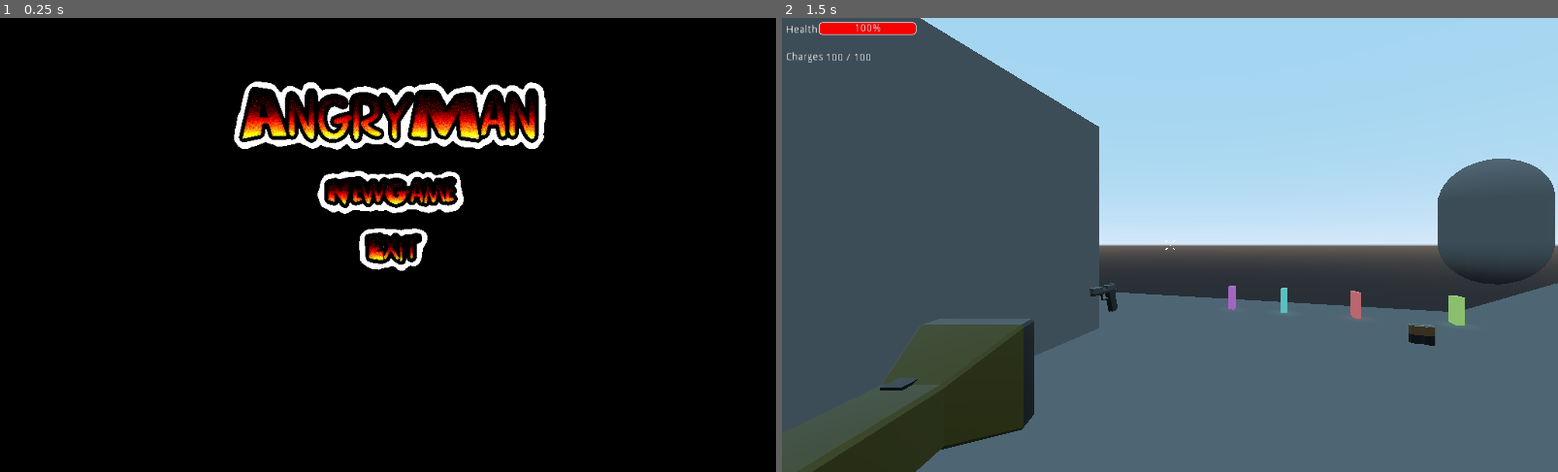
Above: before the commit, frames 1-2 (left to right).
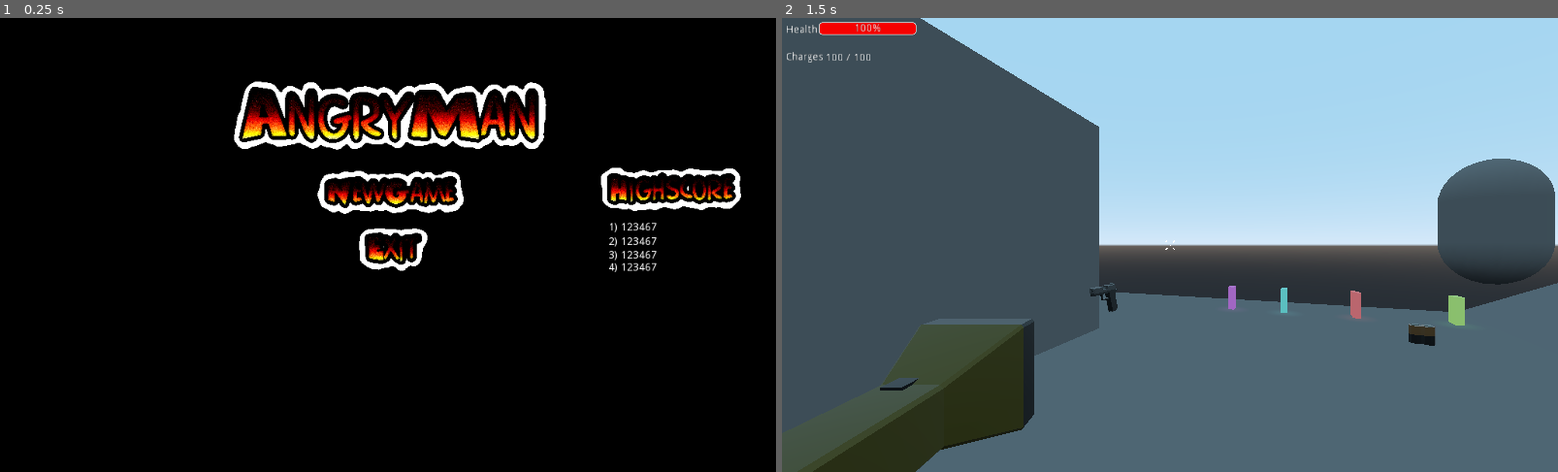
Above: after the commit, the same moments.

Repository: Bricode/BestGroupGameJam2021
Game: Godot game, scene res://Ui/TitleScreen/Title.tscn
Same seed, same stepped clock (60 frames per second), same inputs: the game is played once before the commit and once after it.
Inputs (mouse positions are in pixels of both pictures, inside the frame that each line leads up to):
- Up to frame 1 (0.25 s): no input
- Up to frame 2 (1.5 s): click (1449, 190) at 0.52 s; click (1170, 190) at 1.25 s

The runs differ from the first frame. In frame 1, 1.1% of the frame differs, in the area x 77-96%, y 32-56%; in frame 2, nothing differs.

Commit message:
started adding resource for highscore

Diff:
--- /dev/null
+++ b/BestGroupGameJam2021/Ui/HighscoreWindow/Highscore Window.tscn
@@ -0,0 +1,63 @@
+[gd_scene load_steps=2 format=2]
+
+[ext_resource path="res://Ui/ButtonTexture/Highscore.png" type="Texture" id=1]
+
+[node name="Node2D" type="Control"]
+__meta__ = {
+"_edit_use_anchors_": false
+}
+
+[node name="ColorRect" type="ColorRect" parent="."]
+margin_right = 212.0
+margin_bottom = 298.0
+color = Color( 0, 0, 0, 1 )
+__meta__ = {
+"_edit_use_anchors_": false
+}
+
+[node name="TextureButton" type="TextureButton" parent="ColorRect"]
+margin_left = 0.594604
+margin_top = 1.18921
+margin_right = 206.595
+margin_bottom = 79.1892
+texture_normal = ExtResource( 1 )
+
+[node name="Highscore 1" type="Label" parent="ColorRect"]
+margin_left = 22.0
+margin_top = 84.0
+margin_right = 191.0
+margin_bottom = 98.0
+text = "1) 123467"
+__meta__ = {
+"_edit_use_anchors_": false
+}
+
+[node name="Highscore 2" type="Label" parent="ColorRect"]
+margin_left = 22.0
+margin_top = 103.0
+margin_right = 191.0
+margin_bottom = 117.0
+text = "2) 123467"
+__meta__ = {
+"_edit_use_anchors_": false
+}
+
+[node name="Highscore 3" type="Label" parent="ColorRect"]
+margin_left = 22.0
+margin_top = 121.0
+margin_right = 191.0
+margin_bottom = 135.0
+text = "3) 123467"
+__meta__ = {
+"_edit_use_anchors_": false
+}
+
+[node name="Highscore 4" type="Label" parent="ColorRect"]
+margin_left = 22.0
+margin_top = 137.0
+margin_right = 191.0
+margin_bottom = 151.0
+text = "4) 123467"
+__meta__ = {
+"_edit_use_anchors_": false
+}
--- a/BestGroupGameJam2021/Ui/TitleScreen/Title.tscn
+++ b/BestGroupGameJam2021/Ui/TitleScreen/Title.tscn
@@ -1,6 +1,7 @@
-[gd_scene load_steps=8 format=2]
+[gd_scene load_steps=9 format=2]
 
 [ext_resource path="res://Ui/ButtonTexture/AngryManLogo.png" type="Texture" id=1]
+[ext_resource path="res://Ui/HighscoreWindow/Highscore Window.tscn" type="PackedScene" id=2]
 [ext_resource path="res://Ui/ButtonTexture/NewGame.png" type="Texture" id=4]
 [ext_resource path="res://Ui/ButtonTexture/Exit.png" type="Texture" id=5]
 [ext_resource path="res://Ui/ButtonTexture/NewGame-Hover.png" type="Texture" id=6]
@@ -50,6 +51,12 @@
 "_edit_use_anchors_": false
 }
 
+[node name="Node2D" parent="Logo/NewGame" instance=ExtResource( 2 )]
+margin_left = 373.443
+margin_top = -4.93756
+margin_right = 373.443
+margin_bottom = -4.93756
+
 [node name="Exit" type="TextureButton" parent="Logo"]
 margin_left = 167.0
 margin_top = 196.0
Binary file added: BestGroupGameJam2021/Ui/ButtonTexture/Highscore.png
Not shown, added: BestGroupGameJam2021/Ui/ButtonTexture/Highscore.png.import
